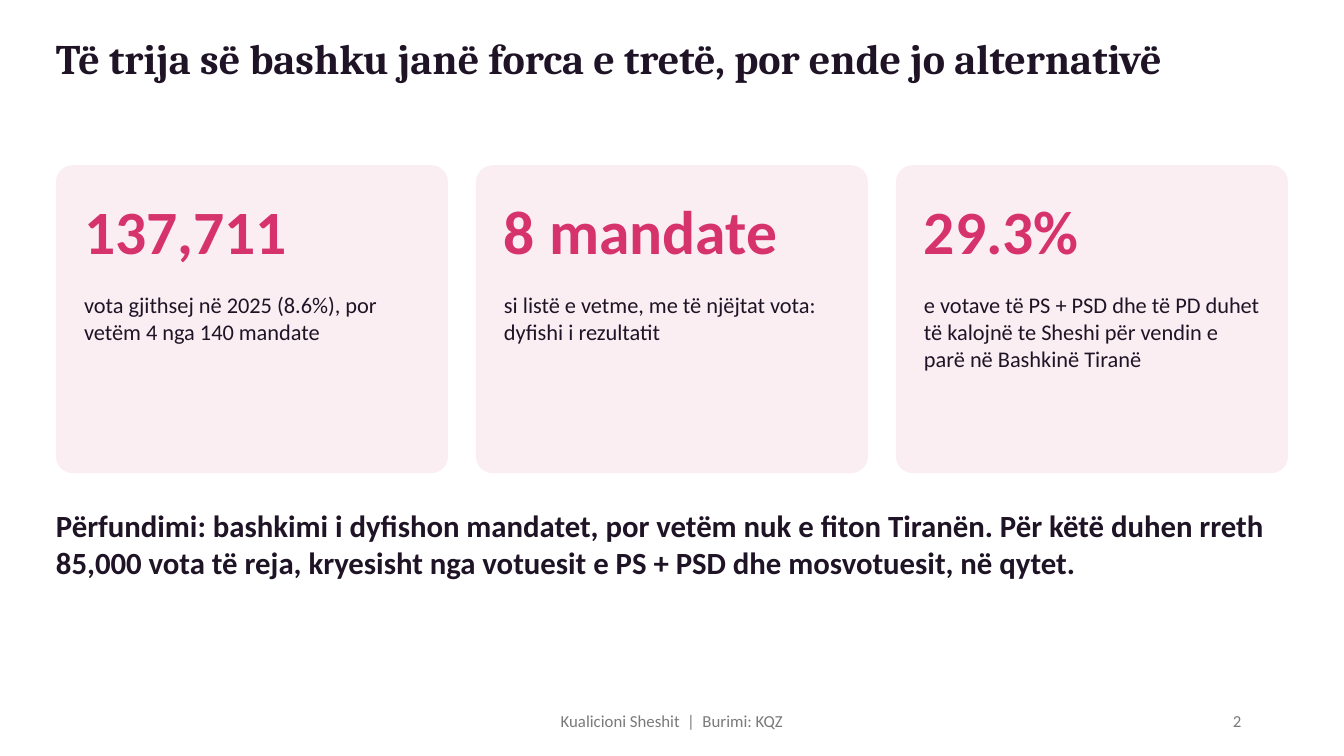
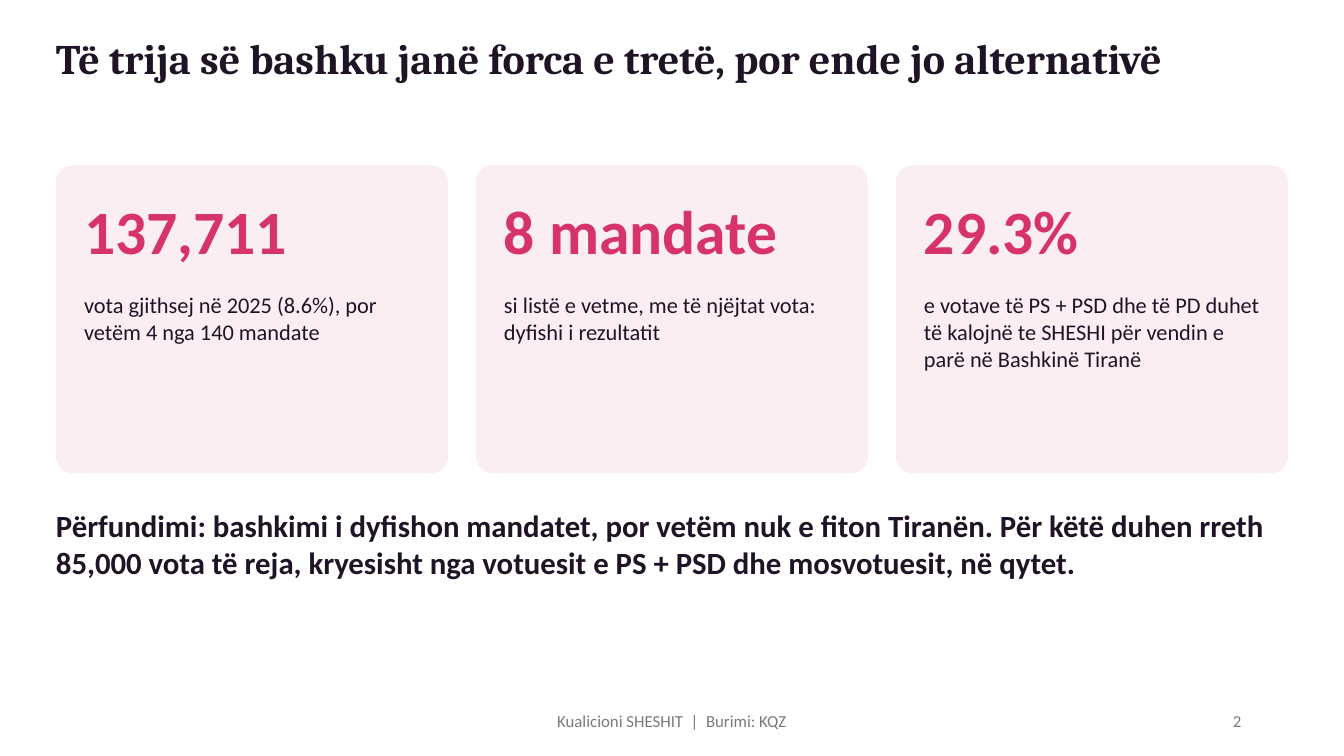
Before and after one commit to edibi/zgjedhjet-shqiperi, a slide deck: slide 2 of powerbi/prezantimi/kualicioni-sheshit-insights.pptx. Drawn at 1344x756 pixels with LibreOffice and Linux fonts; fonts in the diff are those of the drawing. Boxes give left, top, right and bottom in pixels: in the first picture for what was removed or moved away, otherwise in the second. Text is boxed around its words. In the diff, an @@ line names an element or a change of style, - is before the commit and + after.

```diff
--- a/powerbi/prezantimi/kualicioni-sheshit-insights.pptx
+++ b/powerbi/prezantimi/kualicioni-sheshit-insights.pptx
@@ text at [924,297,1260,371]: text changed @@
-e votave të PS + PSD dhe të PD duhet të kalojnë te Sheshi për vendin e parë në Bashkinë Tiranë
+e votave të PS + PSD dhe të PD duhet të kalojnë te SHESHI për vendin e parë në Bashkinë Tiranë
@@ text at [557,715,786,729]: text changed @@
-Kualicioni Sheshit | Burimi: KQZ
+Kualicioni SHESHIT | Burimi: KQZ
```
Also in this commit, not shown: 13 other slides changed, 37 other files.
